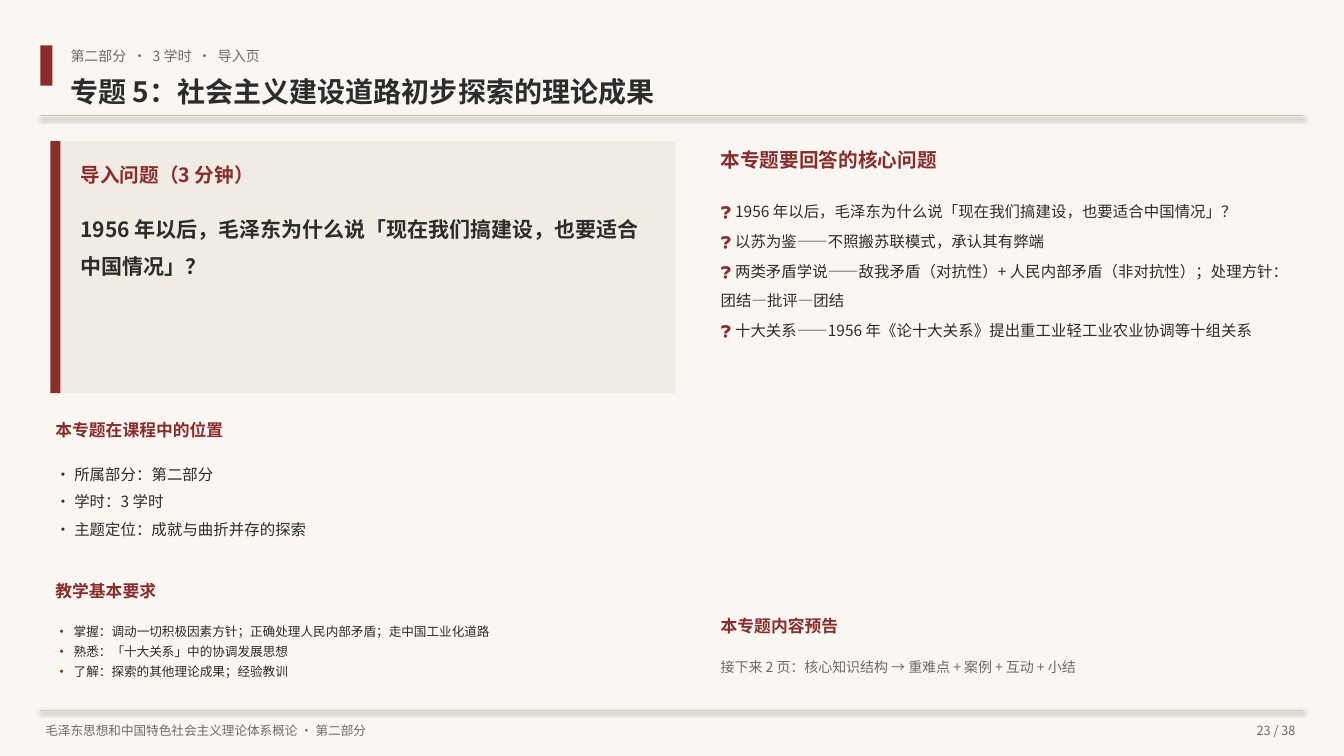
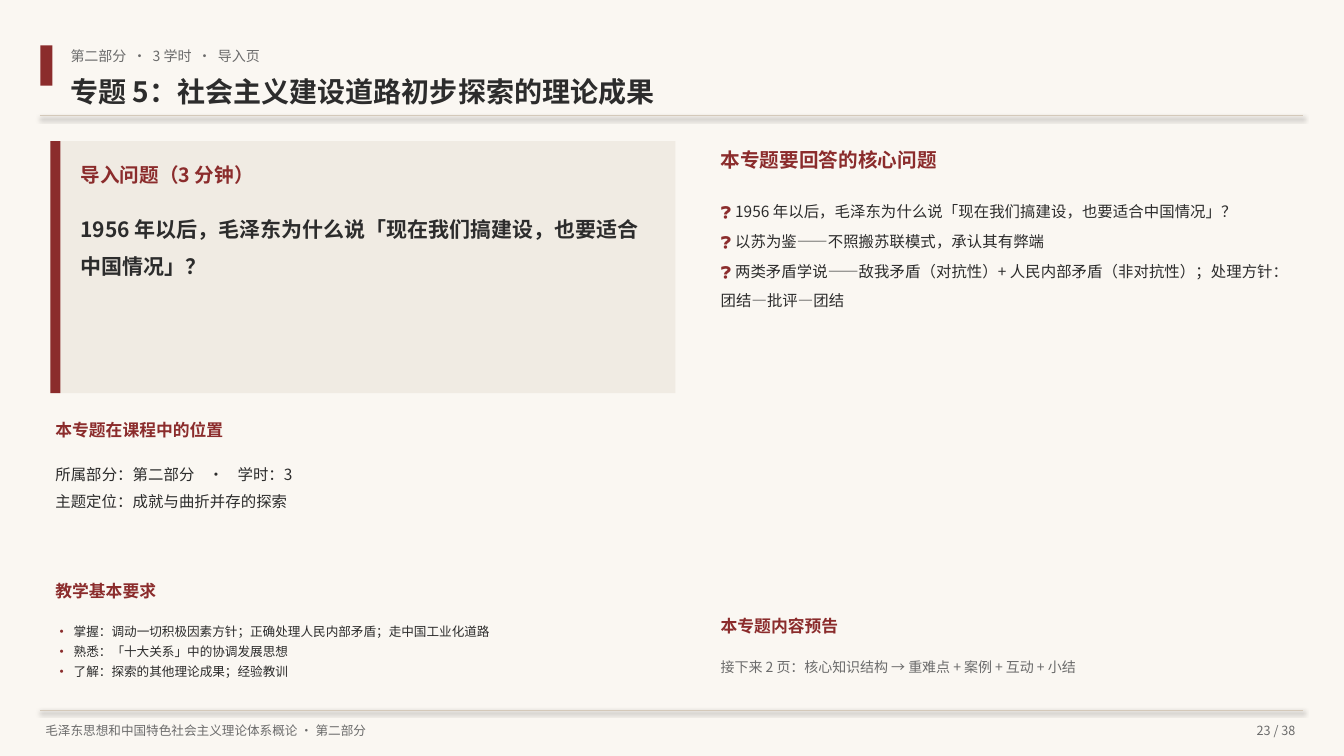
Before and after one commit to hsy358/obsidian-vault, a slide deck: slide 20 of 03-资源/PPT/毛泽东思想和中国特色社会主义理论体系概论 教学大纲概览.pptx. Drawn at 1344x756 pixels with LibreOffice and Linux fonts; fonts in the diff are those of the drawing. Boxes give left, top, right and bottom in pixels: in the first picture for what was removed or moved away, otherwise in the second. Text is boxed around its words. In the diff, an @@ line names an element or a change of style, - is before the commit and + after.

```diff
--- a/03-资源/PPT/毛泽东思想和中国特色社会主义理论体系概论 教学大纲概览.pptx
+++ b/03-资源/PPT/毛泽东思想和中国特色社会主义理论体系概论 教学大纲概览.pptx
@@ text at bbox=[735, 323, 1252, 338]: paragraph removed @@
-❓ 十大关系——1956 年《论十大关系》提出重工业轻工业农业协调等十组关系
@@ text at bbox=[55, 467, 293, 509]: text changed @@
-· 所属部分：第二部分
-· 学时：3 学时
-· 主题定位：成就与曲折并存的探索
+所属部分：第二部分 · 学时：3
+主题定位：成就与曲折并存的探索
```
Also in this commit, not shown: 12 other slides changed, 2 other files.
